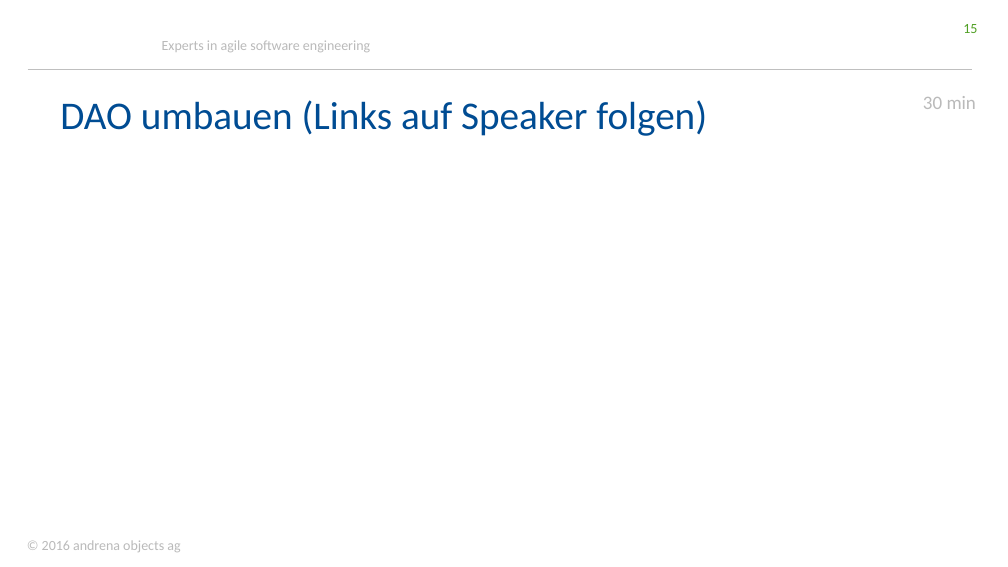
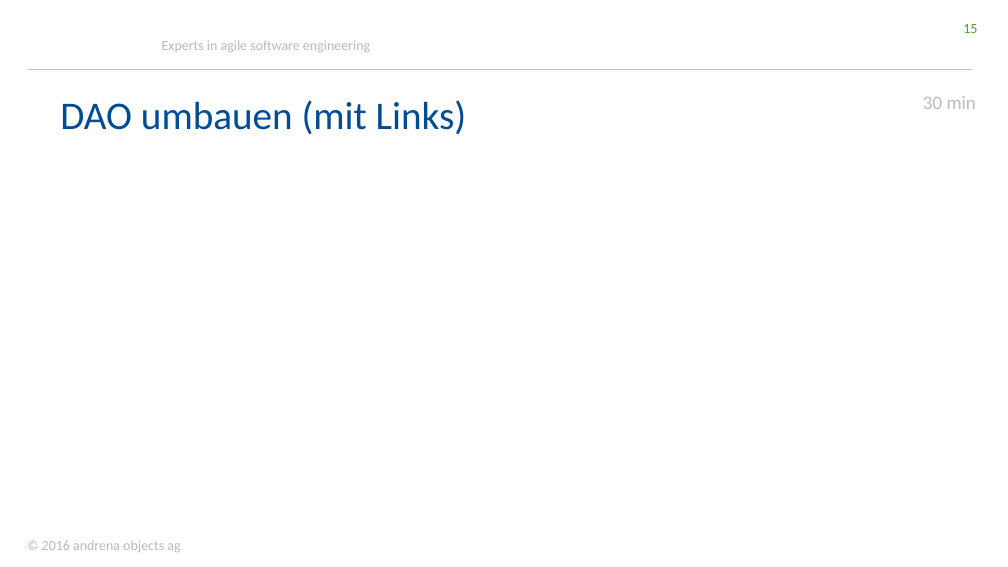
Before and after one commit to stklqt/oop-springboot-springdata-server, a slide deck: slide 15 of springBootDataWorkshop.pptx. Drawn at 1008x567 pixels with LibreOffice and Linux fonts; fonts in the diff are those of the drawing; background and template pictures are left out. Boxes give left, top, right and bottom in pixels: in the first picture for what was removed or moved away, otherwise in the second. Text is boxed around its words. In the diff, an @@ line names an element or a change of style, - is before the commit and + after.

```diff
--- a/springBootDataWorkshop.pptx
+++ b/springBootDataWorkshop.pptx
@@ title at [60,100,467,135]: text changed @@
-DAO umbauen (Links auf Speaker folgen)
+DAO umbauen (mit Links)
```
Also in this commit, not shown: 6 other slides changed, 1 slide added, 1 slide removed.
